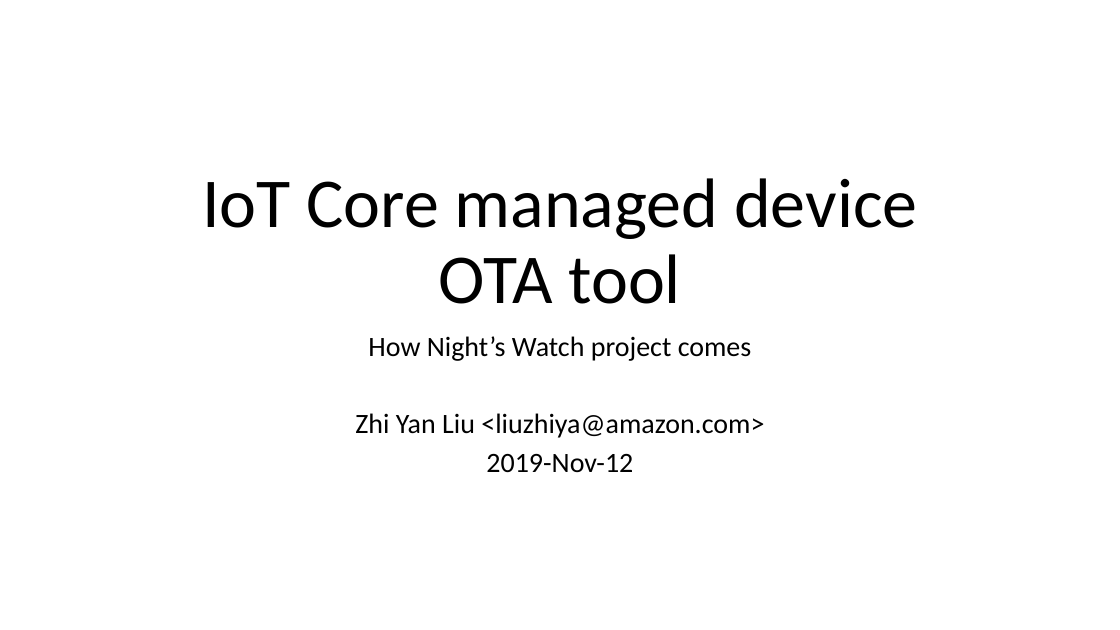
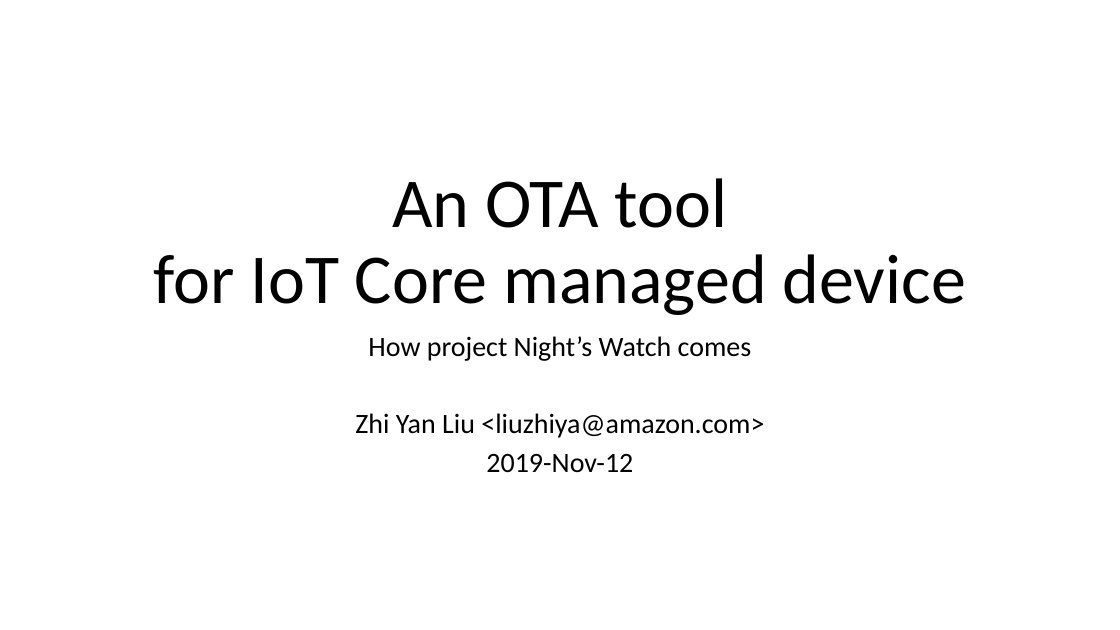
Before and after one commit to zhiyanliu/nightswatch-builder, a slide deck: slide 1 of demo/brownbag.pptx. Drawn at 1120x630 pixels with LibreOffice and Linux fonts; fonts in the diff are those of the drawing; background and template pictures are left out. Boxes give left, top, right and bottom in pixels: in the first picture for what was removed or moved away, otherwise in the second. Text is boxed around its words. In the diff, an @@ line names an element or a change of style, - is before the commit and + after.

```diff
--- a/demo/brownbag.pptx
+++ b/demo/brownbag.pptx
@@ title at (154, 178, 966, 315): text changed @@
-IoT Core managed device OTA tool
+An OTA tool
+for IoT Core managed device
@@ subtitle at (368, 336, 752, 361): text changed @@
-How Night’s Watch project comes
+How project Night’s Watch comes
```
Also in this commit, not shown: 2 other slides changed.
